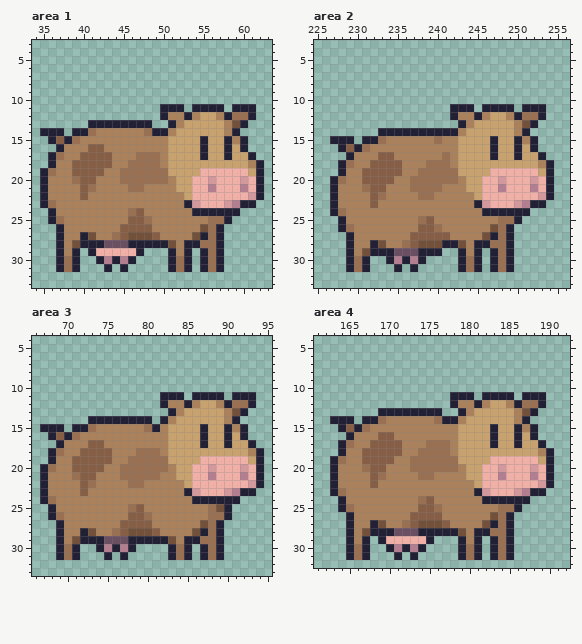
Pixel-art file: gfx/misc.aseprite. Above, as it was before the edit.
1024x576 pixels, 1 frame. Colours within 5 levels of each other are drawn and written as one. Shown: area 1: x 34..63, y 3..33; area 2: x 225..256, y 3..33; area 3: x 66..95, y 4..33; area 4: x 161..192, y 4..32. The commit also changed other parts of the picture, which this record leaves out.
New version:
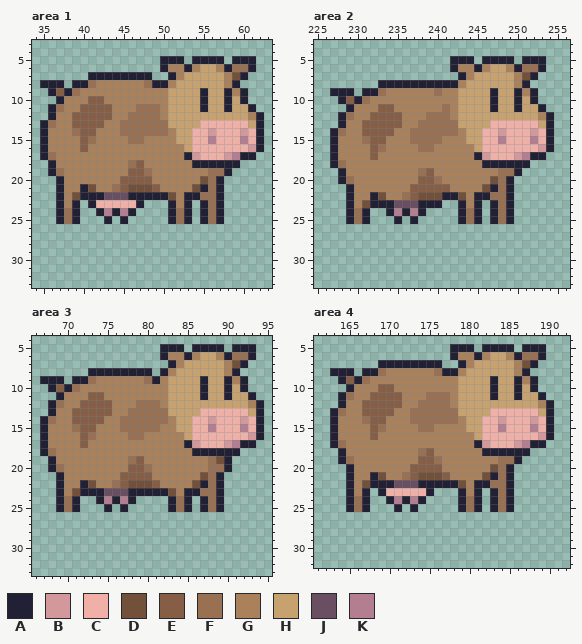
Palette (. is transparent): A #222034  B #d2989c  C #f0b0a8  D #735039  E #855e45  F #997051  G #ab815b  H #c7a26f  J #6a4e61  K #b37e8f
Difference:
Changed rows in their new state; - is an unchanged pixel.
Area 1:
first column x 35:
 5 ---------------AAA-AAAA-AAA-
 6 ---------------AGGAGHHGAFFA-
 7 ------AAAAAAAA--AGHHHHHGDA--
 8 AAA-AAFGGGGGGFAAGHHHHHHGA---
 9 -AEAFGGGGGGGGGGGHHHHAHHAGA--
10 --AGGGEEGGGGGGGGHHHHAHHAHA--
11 -AFGGEEEEGGGFFFGHHHH-HHAHH--
12 -AGGEEEEEGGFFFFGHHHH--HHHHGA
13 AFGGEEEEGGFFFFFFHH--CCCCCCHA
14 -GGGFEE---FFF-FF---CCBCCCBCA
15 AGGGGEF----FF---G--CCKCCCKCA
16 AGG--EGG--------GG-CCCCCCCBA
17 AFG--GGGG---GGG-GGABCCCBKA--
18 ----GGGGG---EGG-GGGAAAAAA...
19 .AF-GGGG--GEE-GGGGGGGFFA....
20 ..A-GGG---EEEEGG-GGGDFA.....
21 ..A--AD--FEDDDE--GGDAFA.....
22 ..A-DAAAJJJAAAAAD-AAFFA.....
23 ..A-A.ACCCCCA...A--.AFA....-
24 -.AFA..AKAKA....AFA.-F-..---
25 -.AFA...A.A.....AFA.A-A.----
26 --.....................-----
27 --.....................-----
28 --.....................-----
29 --...-.......---...-...-----
30 --...--.....----...-...-----
31 --...---.-.-----...-...-----
Area 2:
first column x 227:
 5 ---------------AAA-AAAA-AAA-
 6 ---------------AGGAGHHGAFFA-
 7 ----------------AGHHHHHGDA--
 8 ------AAAAAAAAAAGHHHHHHGA---
 9 AAA-AAFGGGGGGFGGHHHHAHHAGA--
10 -AEAFGGGGGGGGGGGHHHHAHHAHA--
11 --AGGGEEGGGGGGFGHHHH-HHAHH--
12 -AFGGEEEEGGGFFFGHHHH--HHHHGA
13 -AGGEEEEEGGFFFFFHH--CCCCCCHA
14 AFGGEEEEGGFFFFFF---CCBCCCBCA
15 -GGGFEE---FFF---G--CCKCCCKCA
16 AGGGGEF----FF---GG-CCCCCCCBA
17 AGG--EGG------G-GGABCCCBKA--
18 AFG--GGGG---GGG-GGGAAAAAA...
19 ----GGGGG---EGGGGGGGGFFA....
20 .AF-GGGG--GEE-GG-GGGDFA.....
21 ..A-GGG---EEEEE--GGDAFA.....
22 ..A--AD--FEDDDAAD-AAFFA.....
23 ..A-DAAAJJJAAA..A--.AFA....-
24 ..AFA..AKAKA....AFA.-F-..---
25 -.AFA...A.A.....AFA.A-A.----
26 -......................-----
27 --.....................-----
28 --.....................-----
29 --............--...-...-----
30 --...--.....----...-...-----
31 --...---.-.-----...-...-----
Area 3:
first column x 67:
 5 ---------------AAA-AAAA-AAA-
 6 ---------------AGGAGHHGAFFA-
 7 ----------------AGHHHHHGDA--
 8 ------AAAAAAAA-AGHHHHHHGA---
 9 AAA-AAFGGGGGGFAGHHHHAHHAGA--
10 -AEAFGGGGGGGGGGGHHHHAHHAHA--
11 --AGGGEEGGGGGGGGHHHH-HHAHH--
12 -AFGGEEEEGGGFFFGHHHH--HHHHGA
13 -AGGEEEEEGGFFFFFHH--CCCCCCHA
14 AFGGEEEEGGFFFFFF---CCBCCCBCA
15 -GGGFEE---FFF-F-G--CCKCCCKCA
16 AGGGGEF----FF---GG-CCCCCCCBA
17 AGG--EGG--------GGABCCCBKA--
18 AFG--GGGG---GGG-GGGAAAAAA...
19 ----GGGGG---EGGGGGGGGFDA....
20 .AF-GGGG--GEE-GG-GGGGFFA....
21 ..A-GGG---EEEEG--GGGDFA.....
22 ..A--AD--FEDDDE---GDAFA.....
23 ..A-DAAAJJJAAAAAD--AFFA....-
24 ..AFA..AKAKA....AFA.-F-..---
25 -.AFA...A.A.....AFA.A-A.----
26 -.......................----
27 --.....................-----
28 --.....................-----
29 --.....................-----
30 --...--.....----...-...-----
31 --...---.-.-----...-...-----
Area 4:
first column x 163:
 5 ---------------AAA-AAAA-AAA-
 6 ---------------AGGAGHHGAFFA-
 7 ------AAAAAAAA--AGHHHHHGDA--
 8 AAA-AAFGGGGGGFAAGHHHHHHGA---
 9 -AEAFGGGGGGGGGGGHHHHAHHAGA--
10 --AGGGEEGGGGGGGGHHHHAHHAHA--
11 -AFGGEEEEGGGFFFGHHHH-HHAHH--
12 -AGGEEEEEGGFFFFGHHHH--HHHHGA
13 AFGGEEEEGGFFFFFFHH--CCCCCCHA
14 -GGGFEE---FFF-FF---CCBCCCBCA
15 AGGGGEF----FF---G--CCKCCCKCA
16 AGG--EGG--------GG-CCCCCCCBA
17 AFG--GGGG---GGG-GGABCCCBKA--
18 ----GGGGG---EGG-GGGAAAAAA...
19 .AF-GGGG--GEE-GGGGGGGFFA....
20 ..A-GGG---EEEEGG-GGGDFA.....
21 ..A--AD--FEDDDE--GGDAFA.....
22 ..A-DAAAJJJAAAAAD-AAFFA.....
23 ..A-A.ACCCCCA...A--.AFA....-
24 -.AFA..AKAKA....AFA.-F-..---
25 -.AFA...A.A.....AFA.A-A.----
26 --.....................-----
27 --.....................-----
28 --.....................-----
29 --...-.......---...-...-----
30 --...--.....----...-...-----
31 --...---.-.-----...-...-----
Boxes around the changes in both pictures, in picture pixels (x1, y1, x2, y2):
changed: (40, 56, 264, 272)
changed: (330, 56, 554, 272)
changed: (40, 344, 264, 560)
changed: (330, 344, 554, 560)
